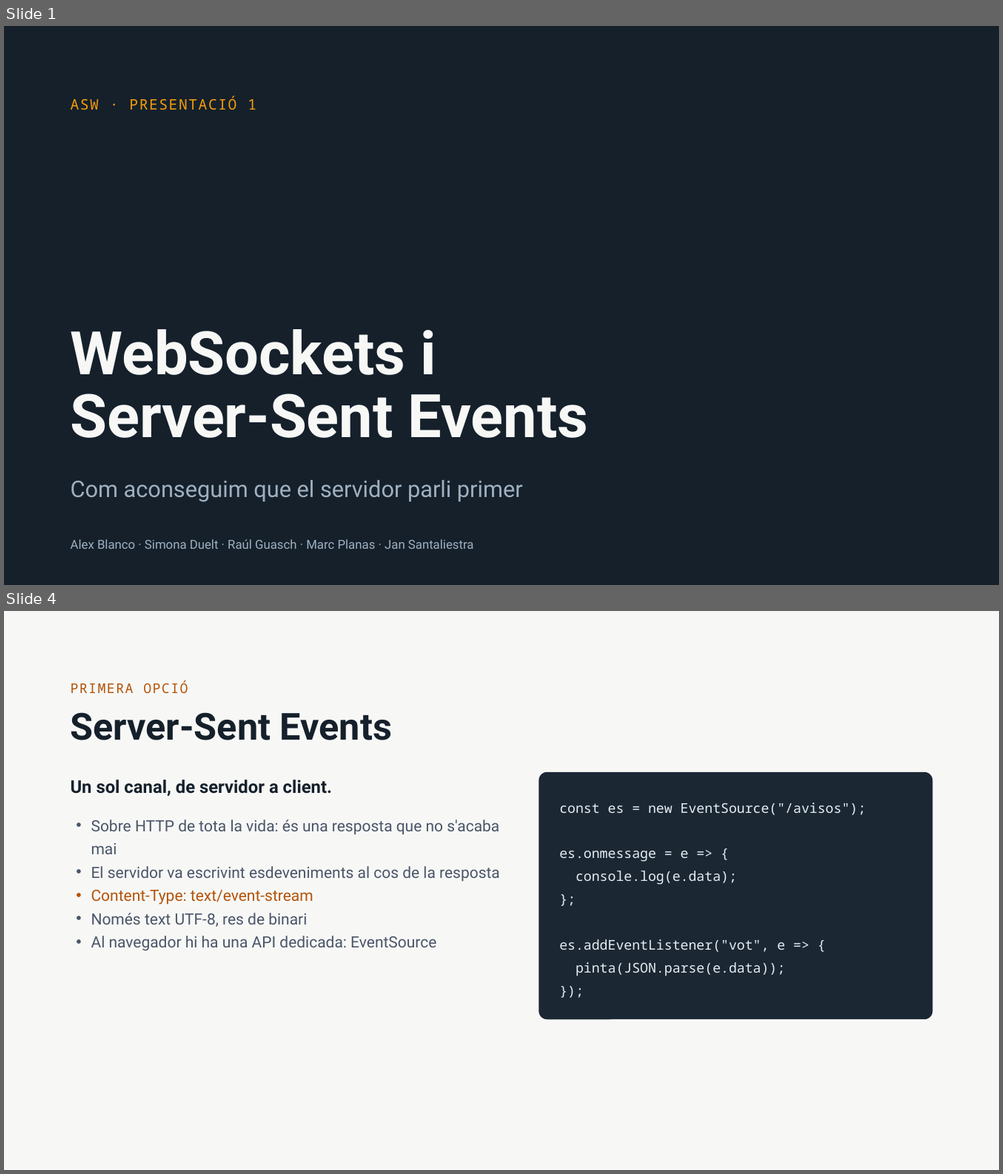
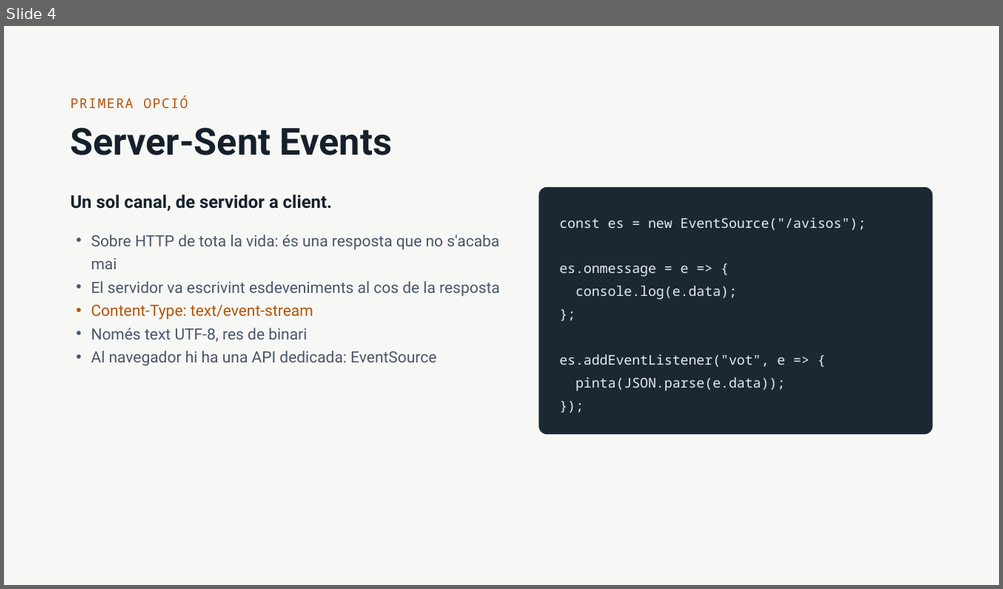
Before and after one commit to amplob/ASW, a slide deck: teoria/WebSockets i Server-Sent Events.pptx. Shown one above the other, each under a label of ours: slides 1 and 4 before the commit, slide 4 after it; the slides between them are not shown. The pictures are 1003x1174 and 1003x589 pixels, drawn with LibreOffice and Linux fonts; fonts in the diff are those of the drawing. Boxes give left, top, right and bottom in pixels: in the first picture for what was removed or moved away, otherwise in the second. Text is boxed around its words. In the diff, an @@ line names an element or a change of style, - is before the commit and + after.

```diff
--- a/teoria/WebSockets i Server-Sent Events.pptx
+++ b/teoria/WebSockets i Server-Sent Events.pptx
@@ slide 1 removed at (x1=4, y1=26, x2=999, y2=585), background #15202B @@
@@ text removed at (x1=71, y1=96, x2=256, y2=110) @@
-ASW · PRESENTACIÓ 1
@@ title removed at (x1=71, y1=329, x2=589, y2=438) @@
-WebSockets i
-Server-Sent Events
@@ text removed at (x1=71, y1=480, x2=523, y2=503) @@
-Com aconseguim que el servidor parli primer
@@ text removed at (x1=71, y1=540, x2=474, y2=549) @@
-Alex Blanco · Simona Duelt · Raúl Guasch · Marc Planas · Jan Santaliestra
```
Also in this commit, not shown: 6 slides changed, 6 slides added, 3 other slides removed.
